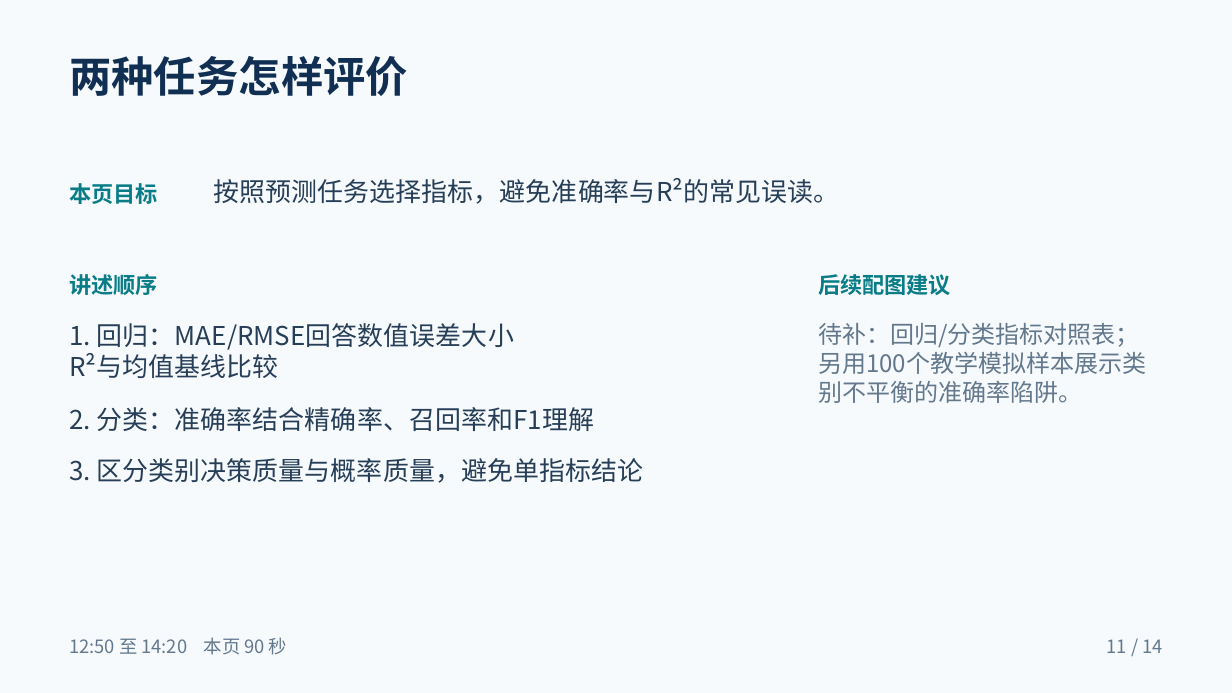
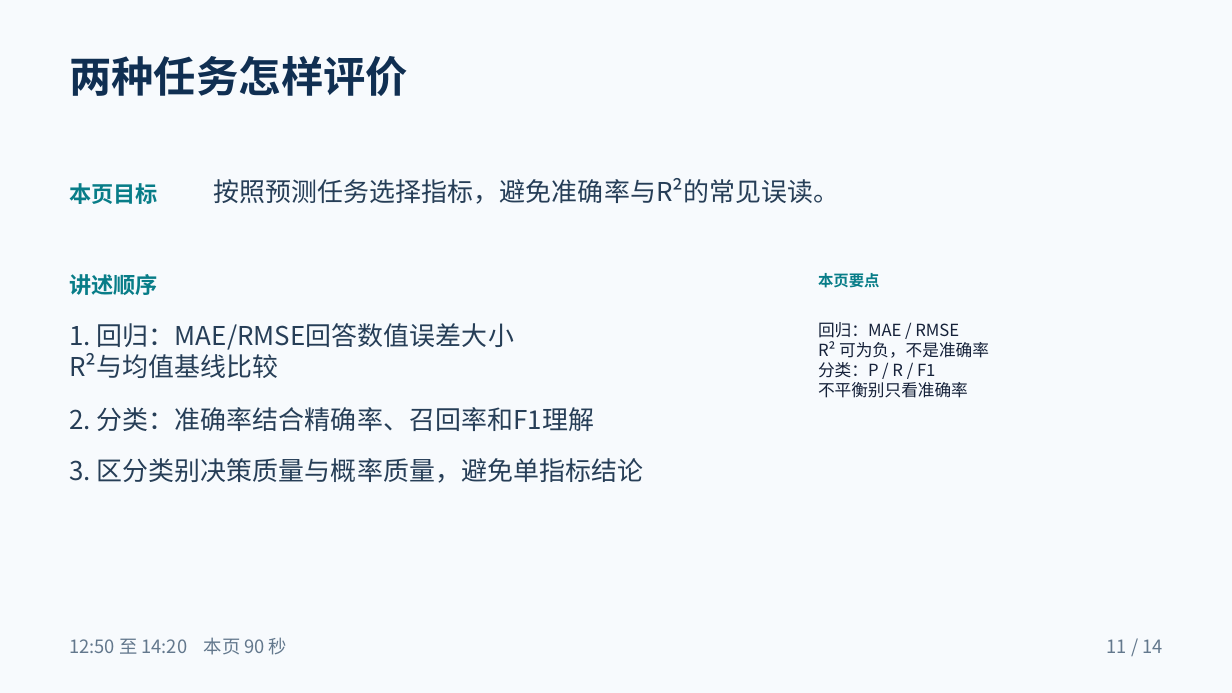
Before and after one commit to TOMBOSS885/AI-pre, a slide deck: slide 11 of downloads/线性回归与逻辑回归_PPT大纲.pptx. Drawn at 1232x693 pixels with LibreOffice and Linux fonts; fonts in the diff are those of the drawing. Boxes give left, top, right and bottom in pixels: in the first picture for what was removed or moved away, otherwise in the second. Text is boxed around its words. In the diff, an @@ line names an element or a change of style, - is before the commit and + after.

```diff
--- a/downloads/线性回归与逻辑回归_PPT大纲.pptx
+++ b/downloads/线性回归与逻辑回归_PPT大纲.pptx
@@ text at [818, 273, 880, 288]: text changed; size 17.2 to 12 pt @@
-后续配图建议
+本页要点
@@ text at [818, 322, 989, 398]: text changed; size 18.8 to 13 pt; text colour #63788D to #152139 @@
-待补：回归/分类指标对照表；
-另用100个教学模拟样本展示类
-别不平衡的准确率陷阱。
+回归：MAE / RMSE
+R² 可为负，不是准确率
+分类：P / R / F1
+不平衡别只看准确率
```
Also in this commit, not shown: 13 other slides changed, 9 other files.
